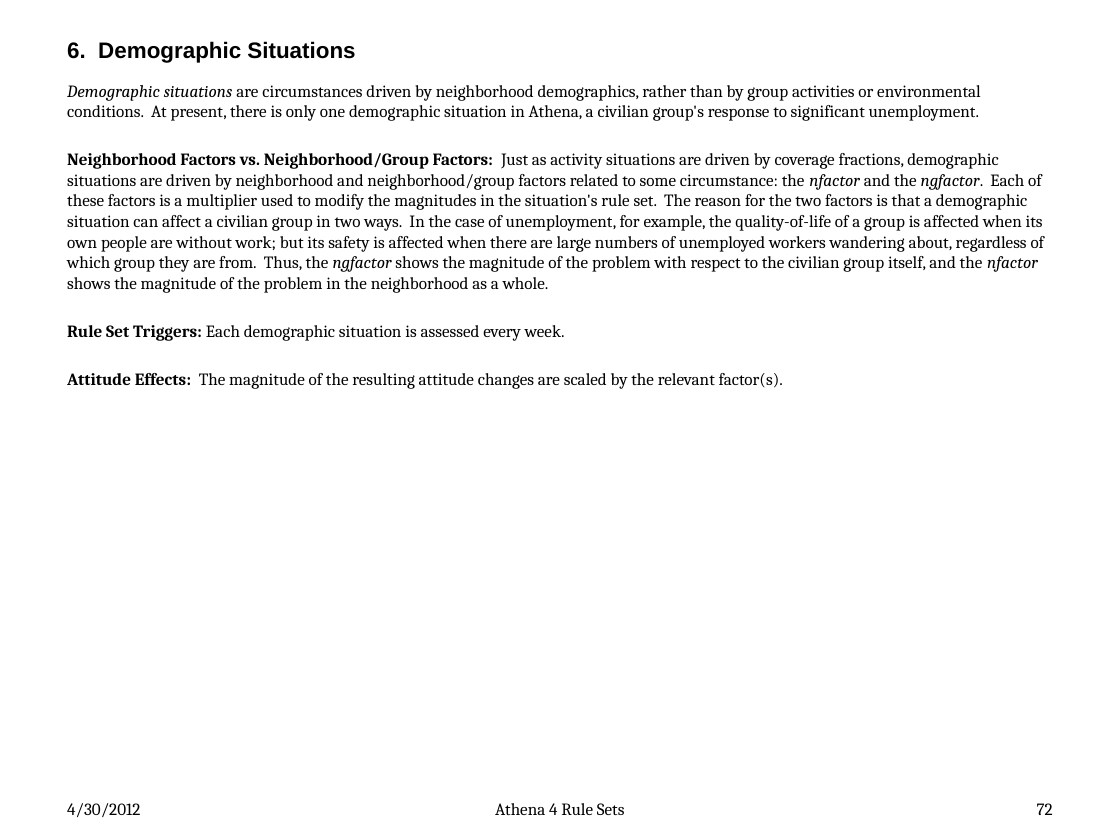
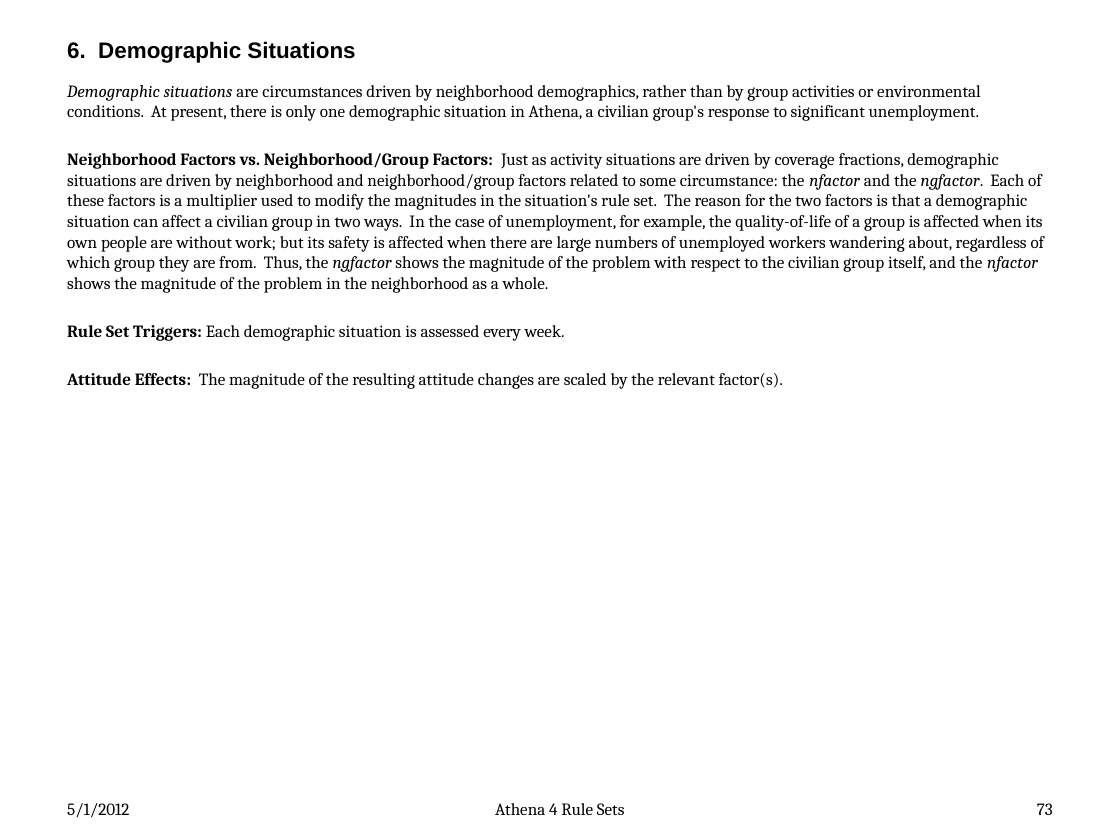
Before and after one commit to AthenaModel/athena-legacy, a slide deck: slide 73 of docs/dev/rules.pptx (slide 72 before the commit). Drawn at 1120x840 pixels with LibreOffice and Linux fonts; fonts in the diff are those of the drawing. Boxes give left, top, right and bottom in pixels: in the first picture for what was removed or moved away, otherwise in the second. Text is boxed around its words. In the diff, an @@ line names an element or a change of style, - is before the commit and + after.

```diff
--- a/docs/dev/rules.pptx
+++ b/docs/dev/rules.pptx
@@ text at [67, 803, 129, 817]: text changed @@
-4/30/2012
+5/1/2012
@@ page number at [1037, 803, 1053, 815]: text changed @@
-72
+73
```
Also in this commit, not shown: 76 other slides changed, 1 slide added, 9 other files.
